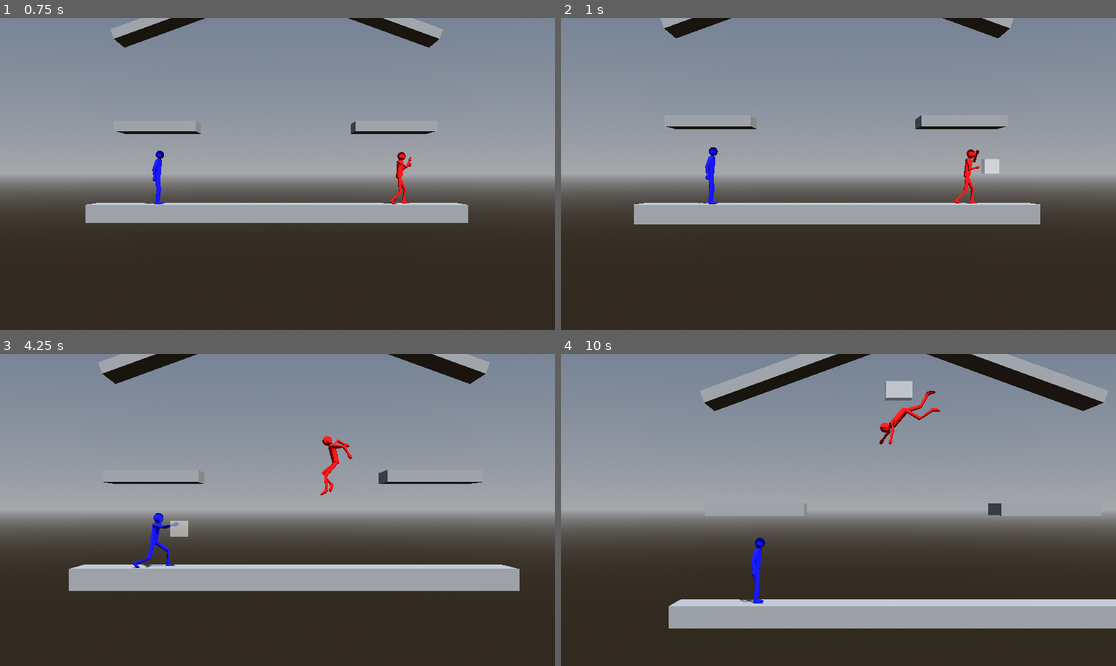
Above: before the commit, frames 1-4 (two rows, left to right).
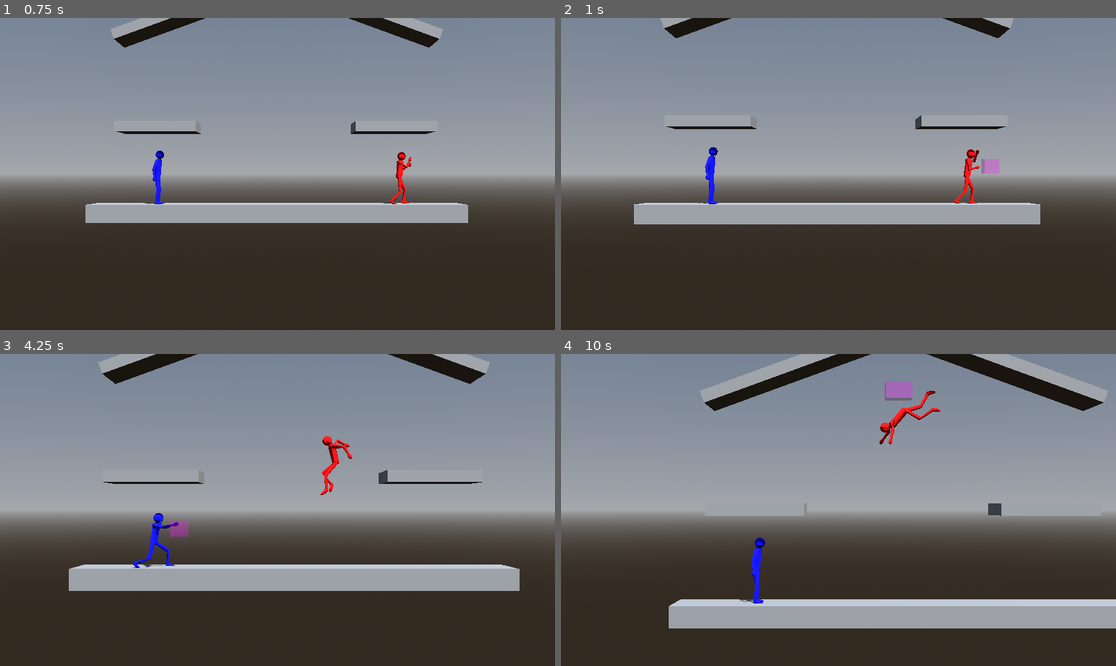
Above: after the commit, the same moments.

Repository: CocoMarck/SuperSmashTux
Game: Godot game, scene res://scenes/main.tscn
The game is run twice, just before and just after one commit, with the same random seed, the same clock (stepped at 60 frames per second) and the same inputs.
Inputs:
- Up to frame 1 (0.75 s): hold Right (player1_move_right) from 0.53 s (still down); tap K (player1_attack) at 0.6 s
- Up to frame 2 (1 s): keep holding Right (player1_move_right); tap / (player1_jump) at 0.77 s
- Up to frame 3 (4.25 s): release Right (player1_move_right) at 1.28 s; hold Down (player1_move_down) 1.28-2.03 s; tap O (player1_grab) at 1.35 s; tap / (player1_jump) at 1.52, 3.02, 3.77 s; hold Right (player1_move_right) 2.03-2.78 s; hold P (player1_shield) 2.03-2.78 s; hold Up (player1_move_up) 2.78-3.53 s; tap . (player1_walk) at 2.85 s; hold Left (player1_move_left) from 3.53 s (still down); tap G (player2_attack) at 3.6 s
- Up to frame 4 (10 s): tap H (player2_grab) at 4.35 s; tap / (player1_jump) at 4.52, 6.02, 6.77, 7.52, 9.02, 9.77 s; release Left (player1_move_left) at 5.03 s; hold Down (player1_move_down) 5.03-5.78 s; tap S (player2_move_down) at 5.1 s; hold Right (player1_move_right) 5.78-6.53 s; tap A (player2_move_left) at 5.85 s; hold Up (player1_move_up) 6.53-7.28 s; tap D (player2_move_right) at 6.6 s; hold Right (player1_move_right) 7.28-8.03 s; tap W (player2_move_up) at 7.35 s; hold Down (player1_move_down) 8.03-8.78 s; tap F (player2_shield) at 8.1 s; hold Left (player1_move_left) 8.78-9.53 s; tap V (player2_walk) at 8.85 s; hold Up (player1_move_up) from 9.53 s (still down); tap K (player1_attack) at 9.6 s

Frame 1 is identical in both runs. In frame 2, 0.1% of the frame differs, in the area x 76-79%, y 45-50%; in frame 3, 0.2%; in frame 4, 0.3%, in the area x 58-64%, y 8-15%.

Commit message:
HitboxDamage class ready

Diff:
--- a/scripts/fighter.gd
+++ b/scripts/fighter.gd
@@ -308,28 +308,37 @@
 )
 
 # Propiedades privadas | Hitbox
-var _hitbox_time: float = 0.0
-var _spawned_hitbox: Area3D = null
+var _spawned_hitbox_damage: Area3D = null
 
 
 # Funciones | hitbox de ataque.
-func _spawn_hitbox(p_size: Vector3, p_position: Vector3, p_damage: int, p_direction: Vector3) -> void:
+func _spawn_hitbox_damage(p_size: Vector3, p_position: Vector3, p_damage: int, p_direction: Vector3, p_lifetime: float) -> void:
 	'''
 	Spawn de hitbox por movimiento de ataque.
 	Swap de ejes: el "adelante" (x) del FightMove cae en z del Pivot, y z en x invertido.
 	Se indica posision y tamaño de hitbox.
 	'''
 	var fixed_position := Vector3(p_position.z, p_position.y, p_position.x)
-	_spawned_hitbox = Hitbox.new(fixed_position, p_size, self, p_damage, p_direction)
-	_pivot.add_child(_spawned_hitbox)
-
-func _clear_hitbox() -> void:
+	_spawned_hitbox_damage = HitboxDamage.new(
+		{
+			"position": fixed_position,
+			"size": p_size,
+			"parent": self,
+			"damage": p_damage,
+			"direction": p_direction,
+			"lifetime": p_lifetime,
+			"color": Color(1.0, 0.0, 1.0, 0.3)
+		}
+	)
+	_pivot.add_child(_spawned_hitbox_damage)
+
+func _clear_hitbox_damage() -> void:
 	'''
 	Eliminar el hitbox activo, si existe.
 	'''
-	if _spawned_hitbox != null:
-		_spawned_hitbox.queue_free()
-		_spawned_hitbox = null
+	if _spawned_hitbox_damage != null:
+		_spawned_hitbox_damage.queue_free()
+		_spawned_hitbox_damage = null
 
 # Funciones | Pelear
 func _fight_move(delta: float, signals: VerticalForceSignals, states: MoveStates) -> void:
@@ -391,7 +400,7 @@
 		else:
 			_direction.x = 0
 		if _current_attack == null:
-			_clear_hitbox()
+			_clear_hitbox_damage()
 
 	# Hacer ataque, esperando lo que dure, y haciendo que no se mueva el player si es necesario.
 	var first_attack_frame = false
@@ -413,24 +422,26 @@
 			_attack_count += delta
 
 	# Hitbox. Asegurarsee de solo spawnear uno.
-	if _current_attack != null and _spawned_hitbox == null:
+	if _current_attack != null and _spawned_hitbox_damage == null:
 		# Basado en la duracion del ataque, es lo que dura el hitbox de damage.
 		if (_current_attack.inverted_hitbox_ratio):
 			if _attack_count-delta >= _current_attack.get_hitbox_time_ratio():
-				_spawn_hitbox(
-					_current_attack.hitbox_size, _current_attack.hitbox_position, _current_attack.hitbox_damage, _attack_direction
+				_spawn_hitbox_damage(
+					_current_attack.hitbox_size,
+					_current_attack.hitbox_position,
+					_current_attack.hitbox_damage,
+					_attack_direction,
+					_current_attack.duration -_current_attack.get_hitbox_time_ratio()
 				)
-				_hitbox_time = _current_attack.duration - _current_attack.get_hitbox_time_ratio()
 		else:
 			if first_attack_frame:
-				_spawn_hitbox(
-					_current_attack.hitbox_size, _current_attack.hitbox_position, _current_attack.hitbox_damage, _attack_direction
+				_spawn_hitbox_damage(
+					_current_attack.hitbox_size,
+					_current_attack.hitbox_position,
+					_current_attack.hitbox_damage,
+					_attack_direction,
+					_current_attack.duration -_current_attack.get_hitbox_time_ratio()
 				)
-				_hitbox_time = _current_attack.get_hitbox_time_ratio()
-	if _spawned_hitbox != null:
-		if _hitbox_time <= 0:
-			_clear_hitbox()
-		_hitbox_time -= delta
 
 func _attack_anim(delta:float) -> void:
 	if _current_attack.name != &"":
@@ -602,7 +613,7 @@
 	if grab_or_shield or _rolling():
 		# Anular ataque si se hace grab, escudo, o rueda.
 		_current_attack = null
-		_clear_hitbox()
+		_clear_hitbox_damage()
 	else:
 		# Solo permitir atacar cuando no se hace grab o se pone escudo
 		_fight_move(delta, gravity_signals, move_states)
@@ -637,7 +648,7 @@
 		_current_attack = null
 		_grab_time = 0.0
 		_allow_shield = false
-		_clear_hitbox()
+		_clear_hitbox_damage()
 
 	# Visual | Escudo
 	## Esto hacerlo func tipo `_visual_shield`
--- a/scripts/hitbox.gd
+++ b/scripts/hitbox.gd
@@ -16,61 +16,67 @@
 var _box_mesh := BoxMesh.new()
 var _material := StandardMaterial3D.new()
 
-var _damage :int = 5
+var _direction: Vector3 # <--- Direccion de spawneo
 
-var _direction: Vector3 # <--- Direccion de dañó.
+var _lifetime :float = 0.0
+var _init_lifetime: float
+
+var _defaults: Dictionary = {
+	"parent": Node3D.new(),
+	"position": Vector3.ZERO,
+	"size": Vector3(1,1,1),
+	"color": Color(1.0, 1.0, 1.0, 0.4),
+	"lifetime": 1.0,
+	"direction": Vector3.ZERO,
+}
 
 func _init(
-	p_position: Vector3, p_size: Vector3, p_parent: Node3D, p_damage: int, p_direction: Vector3
+	p_config: Dictionary
 ):
-	position = p_position
-	_parent = p_parent
+	# Config fixeado con defaults
+	var config := _defaults.duplicate()
+	config.merge(p_config, true)  # true = p_config gana
+
+	position = config["position"]
+	_parent = config["parent"]
+	_lifetime = config["lifetime"]
+	_init_lifetime = config["lifetime"]
 
 	# Shape daño real
-	_box_shape.size = p_size
+	_box_shape.size = config["size"]
 	_shape.shape = _box_shape
 
 	# Cuadradito visible
-	_box_mesh.size = p_size
+	_box_mesh.size = config["size"]
 	_mesh.mesh = _box_mesh
 
-	# Damage
-	_damage = p_damage
-	_direction = p_direction
+	_direction = config["direction"]
 
 	# Material
 	_material.transparency = StandardMaterial3D.TRANSPARENCY_ALPHA
 	_mesh.material_override = _material
-	set_color( 1.0, 1.0, 1.0, 0.5 )
+	set_color( config["color"] )
 
-	# Inicializar todo
+	# Inicializar collider y mesh
 	add_child(_shape)
 	add_child(_mesh)
-	body_entered.connect(_on_hitbox_body_entered)
 
+func set_color( p_color: Color ) -> void:
+	_material.albedo_color = p_color
 
-func _on_hitbox_body_entered(body: Node3D) -> void:
-	'''
-	Golpe a cuerpo. Ya sea character, item, lo que sea.
-	'''
-	if body == _parent:
-		return
-	if body is Person:
-		print(body.name, " recibio trancazo")
-		print(body.damage_percentage)
-		body.set_damage_percentage( _damage )
-		body.set_damage_move( _damage, _direction )
-
-func set_color( r, g, b, a ) -> void:
-	_material.albedo_color = Color(r, g, b, a)
-
-func set_alpha(alpha: float) -> void:
-	_material.albedo_color.a = clampf(alpha, 0.0, 1.0)
+func set_alpha(p_alpha: float) -> void:
+	_material.albedo_color.a = clampf(p_alpha, 0.0, 1.0)
 
 # Called when the node enters the scene tree for the first time.
 func _ready() -> void:
 	pass
 
+func _good_lifetime() -> bool:
+	return _init_lifetime > 0.0
+
 # Called every frame. 'delta' is the elapsed time since the previous frame.
 func _process(delta: float) -> void:
-	pass
+	if _good_lifetime():
+		if _lifetime <= 0:
+			self.queue_free()
+		_lifetime -= delta
--- /dev/null
+++ b/scripts/hitbox_damage.gd
@@ -0,0 +1,30 @@
+class_name HitboxDamage
+extends Hitbox
+
+var _damage : int
+
+func _init(p_config: Dictionary):
+	_defaults["damage"] = 1
+
+	super(p_config)
+
+	# Config fixeado con defaults
+	var config := _defaults.duplicate()
+	config.merge(p_config, true)  # true = p_config gana
+
+	# Damage
+	_damage = config["damage"]
+
+	body_entered.connect(_on_hitbox_body_entered)
+
+func _on_hitbox_body_entered(body: Node3D) -> void:
+	'''
+	Golpe a cuerpo. Ya sea character, item, lo que sea.
+	'''
+	if body == _parent:
+		return
+	if body is Person:
+		print(body.name, " recibio trancazo")
+		print(body.damage_percentage)
+		body.set_damage_percentage( _damage )
+		body.set_damage_move( _damage, _direction )
Not shown, removed: scripts/character.gd.uid
Not shown, added: scripts/hitbox_damage.gd.uid
